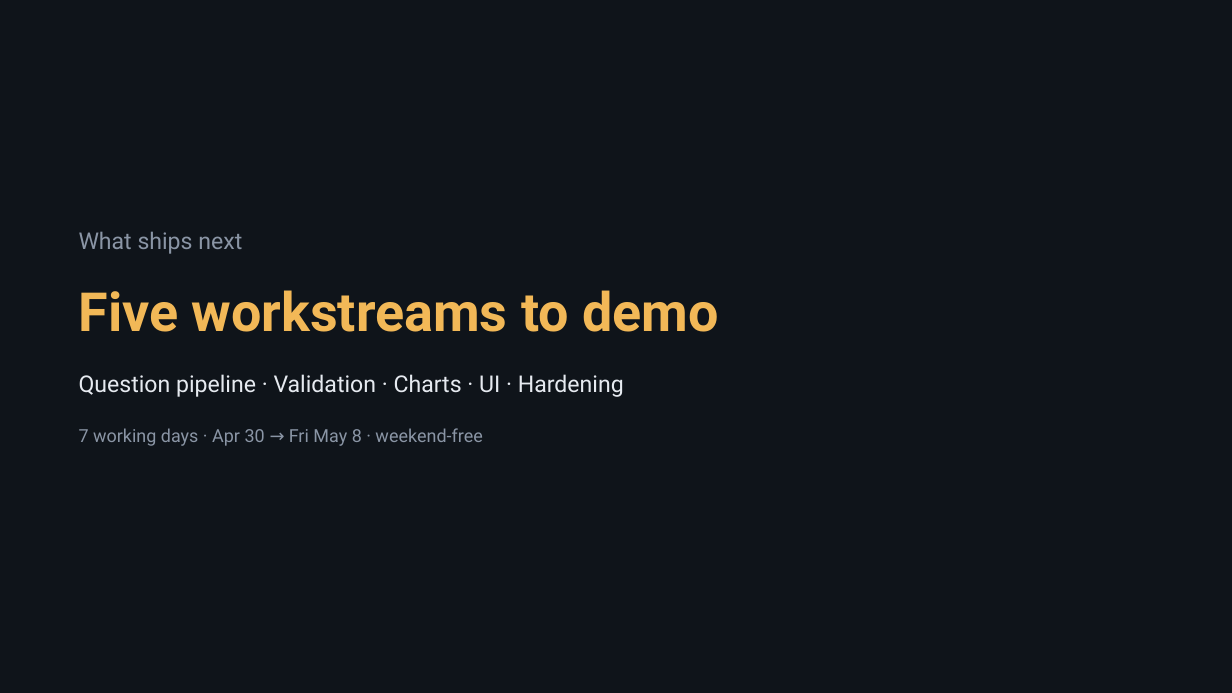
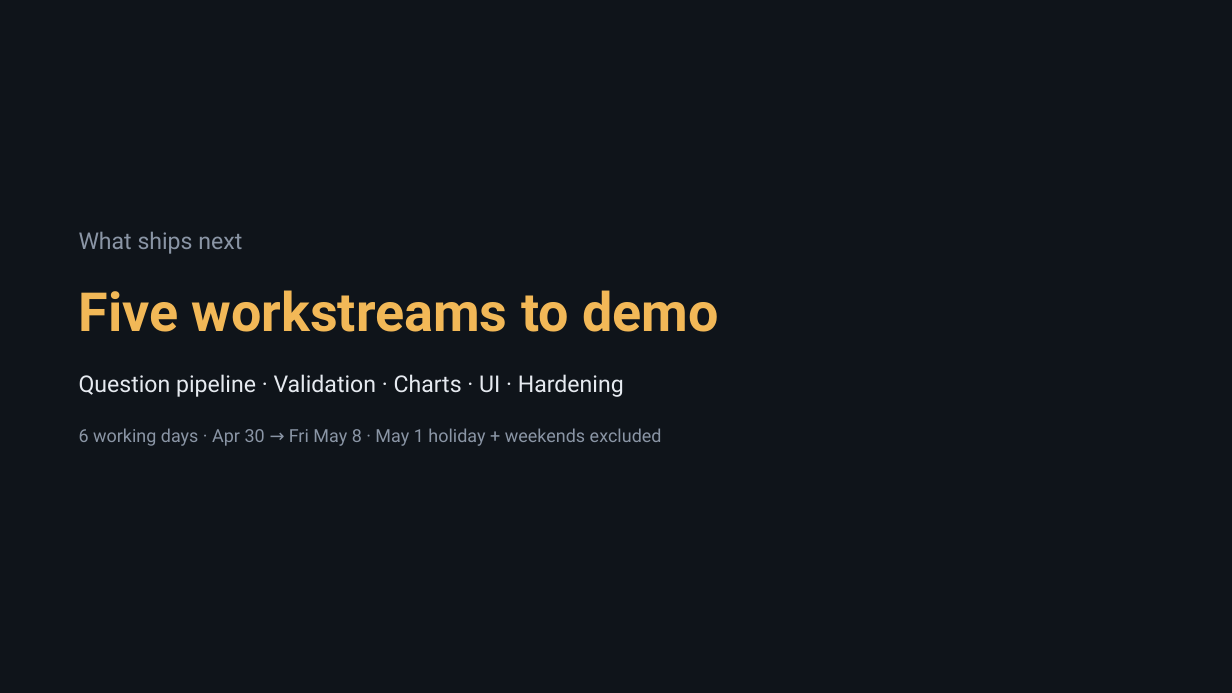
Before and after one commit to bharatmohanthakur/heavy_text2sql, a slide deck: slide 14 of docs/architecture_deck.pptx. Drawn at 1232x693 pixels with LibreOffice and Linux fonts; fonts in the diff are those of the drawing. Boxes give left, top, right and bottom in pixels: in the first picture for what was removed or moved away, otherwise in the second. Text is boxed around its words. In the diff, an @@ line names an element or a change of style, - is before the commit and + after.

```diff
--- a/docs/architecture_deck.pptx
+++ b/docs/architecture_deck.pptx
@@ text at [79,428,662,446]: text changed @@
-7 working days · Apr 30 → Fri May 8 · weekend-free
+6 working days · Apr 30 → Fri May 8 · May 1 holiday + weekends excluded
```
Also in this commit, not shown: 3 other slides changed, 1 other file.
